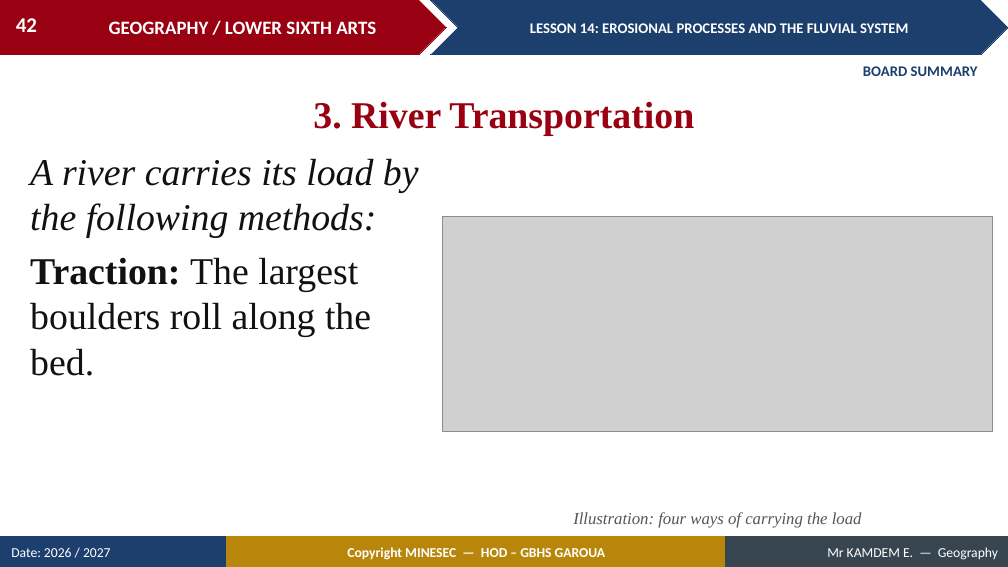
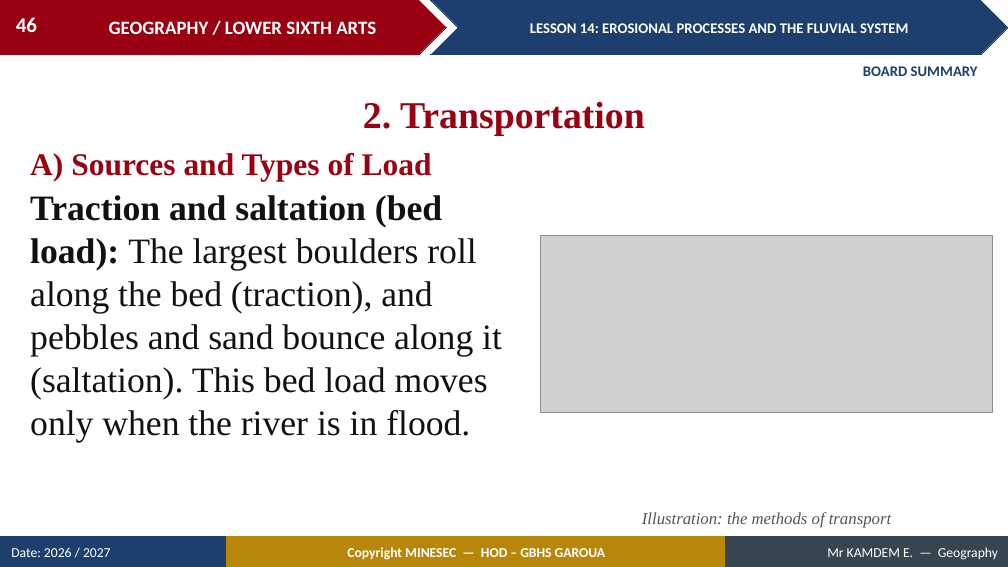
Before and after one commit to Berthautk/linea-github, a slide deck: slide 46 of lecons/LSA/Geomorphology/16_LSA_GEOMO_L14_Erosional_Processes_and_the_Fluvial_System.pptx (slide 42 before the commit). Drawn at 1008x567 pixels with LibreOffice and Linux fonts; fonts in the diff are those of the drawing; grey boxes stand for pictures. Boxes give left, top, right and bottom in pixels: in the first picture for what was removed or moved away, otherwise in the second. Text is boxed around its words. In the diff, an @@ line names an element or a change of style, - is before the commit and + after.

```diff
--- a/lecons/LSA/Geomorphology/16_LSA_GEOMO_L14_Erosional_Processes_and_the_Fluvial_System.pptx
+++ b/lecons/LSA/Geomorphology/16_LSA_GEOMO_L14_Erosional_Processes_and_the_Fluvial_System.pptx
@@ page number at (x1=16, y1=17, x2=37, y2=32): text changed @@
-42
+46
@@ text at (x1=363, y1=101, x2=645, y2=136): text changed @@
-3. River Transportation
+2. Transportation
@@ text "A) Sources and Types of ..." at (x1=30, y1=153, x2=432, y2=181): vertical alignment top to middle @@
@@ text at (x1=30, y1=153, x2=432, y2=181): text changed; size 36 to 30 pt; text colour #111111 to #990011; bold on @@
-A river carries its load by the following methods:
-Traction: The largest boulders roll along the bed.
+A) Sources and Types of Load
@@ text added at (x1=30, y1=195, x2=502, y2=442), 34 pt, text #111111 @@
+Traction and saltation (bed load): The largest boulders roll along the bed (traction), and pebbles and sand bounce along it (saltation). This bed load moves only when the river is in flood.
@@ picture resized from (x1=442, y1=216, x2=993, y2=431) to (x1=541, y1=236, x2=993, y2=413) @@
@@ text at (x1=642, y1=512, x2=891, y2=528): text changed @@
-Illustration: four ways of carrying the load
+Illustration: the methods of transport
```
Also in this commit, not shown: 9 other slides changed, 14 slides added, 3 slides removed, 20 other files.
